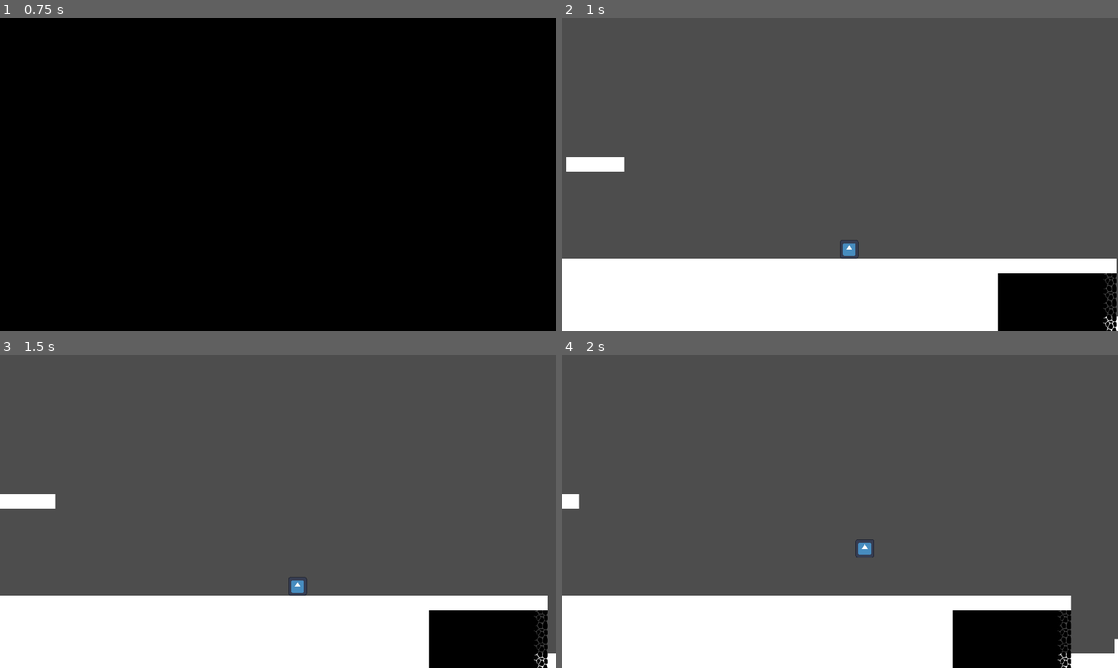
Above: before the commit, frames 1-4 (two rows, left to right).
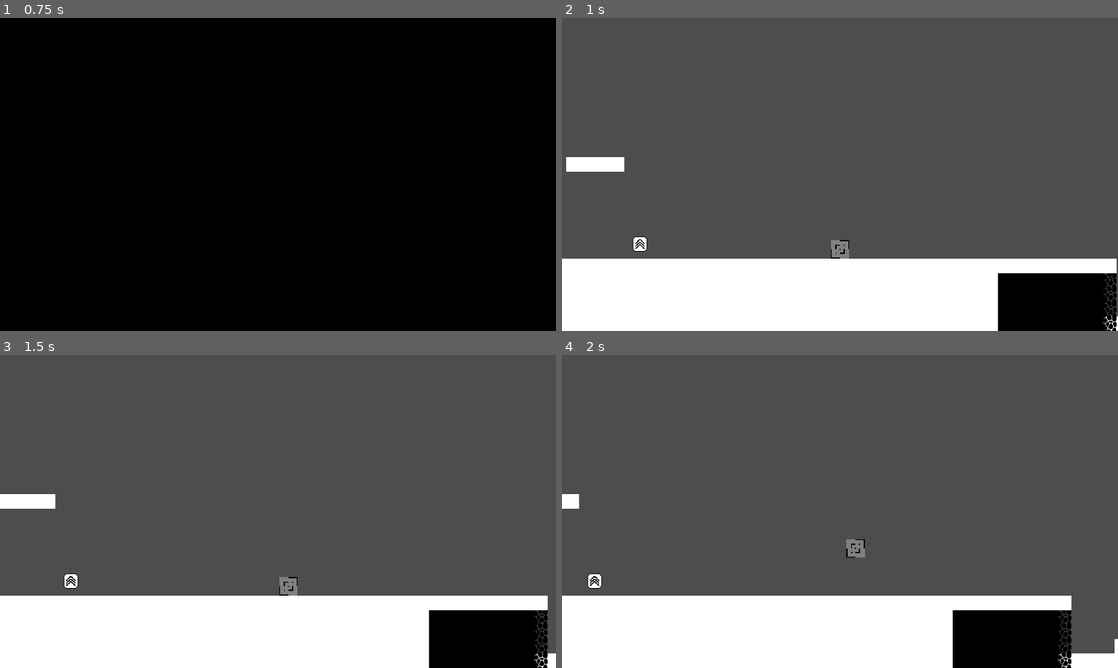
Above: after the commit, the same moments.

Repository: Wyatt5150/Godot-Wild-Jam-72
Game: Godot game, scene res://Levels/main_menu.tscn
The game is run twice, just before and just after one commit, with the same random seed, the same clock (stepped at 60 frames per second) and the same inputs. The engine's default icon, where the game draws it, is replaced by a stand-in: a white triangle on a blue panel in a dark square.
Inputs (mouse positions are in pixels of both pictures, inside the frame that each line leads up to):
- Up to frame 1 (0.75 s): click "START" at 0.5 s
- Up to frame 2 (1 s): no input
- Up to frame 3 (1.5 s): tap Enter at 1.25 s; move the mouse to (400, 495) at 1.27 s; hold Right (Right) from 1.28 s (still down); tap Shift (Dash) at 1.35 s; click (400, 495) at 1.42 s
- Up to frame 4 (2 s): keep holding Right (Right); tap Space (Jump) at 1.52 s

Frame 1 is identical in both runs. In frame 2, 0.4% of the frame differs, in the area x 12-54%, y 69-77%; in frame 3, 0.4%; in frame 4, 0.4%, in the area x 4-92%, y 58-100%.

Commit message:
Audio and Upgrade changes

Diff:
--- /dev/null
+++ b/src/Art/AudioBus.tres
@@ -0,0 +1,15 @@
+[gd_resource type="AudioBusLayout" format=3 uid="uid://sarx70e781m5"]
+
+[resource]
+bus/1/name = &"Music"
+bus/1/solo = false
+bus/1/mute = false
+bus/1/bypass_fx = false
+bus/1/volume_db = 0.0
+bus/1/send = &"Master"
+bus/2/name = &"SFX"
+bus/2/solo = false
+bus/2/mute = false
+bus/2/bypass_fx = false
+bus/2/volume_db = 0.0
+bus/2/send = &"Master"
--- a/src/AutoLoads/Audio.gd
+++ b/src/AutoLoads/Audio.gd
@@ -1,11 +1,44 @@
 extends Node
 
 @onready var music = $Music
+@onready var sfx = $SFX
 
-# Called when the node enters the scene tree for the first time.
+enum MUSIC_TRACKS {MAIN_MENU, DEFAULT_LEVEL, CREDITS}
+enum SFX_TRACKS {UPGRADE}
+
+const MUSIC_PATHS = {
+	MUSIC_TRACKS.MAIN_MENU : "res://Art/MenuTheme.mp3",
+	MUSIC_TRACKS.DEFAULT_LEVEL : "",
+	MUSIC_TRACKS.CREDITS : ""
+}
+
+const SFX_PATHS = {
+	SFX_TRACKS.UPGRADE : "res://Art/Pickup.mp3"
+}
+
+var currentMusic = null
+var currentSFX = null
+
 func _ready():
+	ChangeMusic(MUSIC_TRACKS.MAIN_MENU)
+
+func ChangeMusic(track:MUSIC_TRACKS):
+	if currentMusic == track:
+		return 0
+	music.stream = load(MUSIC_PATHS[track])
 	music.play()
+	currentMusic = track
 
+func ChangeSFX(track:SFX_TRACKS):
+	if currentSFX != track:
+		sfx.stream = load(SFX_PATHS[track])
+	if !sfx.playing:
+		sfx.play()
+	currentSFX = track
 
 func ChangeSpeed(weight:int):
 	pass
+
+func ChangeVolume(bus, percent:float):
+
+	pass
--- a/src/AutoLoads/Audio.tscn
+++ b/src/AutoLoads/Audio.tscn
@@ -1,8 +1,14 @@
-[gd_scene load_steps=2 format=3 uid="uid://swpjnrjkyw3j"]
+[gd_scene load_steps=3 format=3 uid="uid://swpjnrjkyw3j"]
 
 [ext_resource type="Script" path="res://AutoLoads/Audio.gd" id="1_d80mx"]
+[ext_resource type="AudioStream" uid="uid://bicmmamgek2vu" path="res://Art/Pickup.mp3" id="2_x20nv"]
 
 [node name="Audio" type="Node"]
 script = ExtResource("1_d80mx")
 
 [node name="Music" type="AudioStreamPlayer" parent="."]
+bus = &"Music"
+
+[node name="SFX" type="AudioStreamPlayer" parent="."]
+stream = ExtResource("2_x20nv")
+bus = &"SFX"
--- a/src/AutoLoads/player_data.gd
+++ b/src/AutoLoads/player_data.gd
@@ -1,4 +1,6 @@
 extends Node
+
+enum UPGRADE_TYPE {DASH, LIGHT, DARK, SPEED}
 
 var curScene
 
@@ -39,13 +41,13 @@
 
 func UpgradeHandler(upgrade_type):
 	match upgrade_type:
-		"DarkMax":
+		UPGRADE_TYPE.DARK:
 			darkMax = max(darkMax + 1, darkMaxMax)
-		"LightMax":
+		UPGRADE_TYPE.LIGHT:
 			lightMax = min(lightMax + 1, lightMaxMax)
-		"ChangeSpeed":
+		UPGRADE_TYPE.SPEED:
 			changeSpeed = max(self.changeSpeed - changeSpeedUpgradeStrength, self.changeSpeedMin)
-		"Dash":
+		UPGRADE_TYPE.DASH:
 			hasDashUpgrade = true
 
 func GetColor(weight):
--- a/src/Levels/main_menu.tscn
+++ b/src/Levels/main_menu.tscn
@@ -1,6 +1,6 @@
 [gd_scene load_steps=3 format=3 uid="uid://14bj0y2xewoo"]
 
-[ext_resource type="Script" path="res://Levels/main_menu.gd" id="1_m32jd"]
+[ext_resource type="Script" path="res://Scripts/main_menu.gd" id="1_m32jd"]
 [ext_resource type="Texture2D" uid="uid://buu65vkssvn3a" path="res://icon.svg" id="2_luc6f"]
 
 [node name="Main Menu" type="Control"]
--- a/src/Levels/start.tscn
+++ b/src/Levels/start.tscn
@@ -1,9 +1,10 @@
-[gd_scene load_steps=10 format=3 uid="uid://cy0nxbuet0qt7"]
+[gd_scene load_steps=11 format=3 uid="uid://dsi6fjmj5xp1v"]
 
 [ext_resource type="Script" path="res://Scripts/level.gd" id="1_mcqh8"]
 [ext_resource type="PackedScene" uid="uid://dk1kw1wmigcwh" path="res://Terrain/TileMap/tile_map.tscn" id="2_cskg2"]
 [ext_resource type="PackedScene" uid="uid://d2uln2c8j6bcv" path="res://Terrain/Breakable/Wall/weakWall.tscn" id="3_8u5cl"]
 [ext_resource type="PackedScene" uid="uid://cr8ikhcgcuwen" path="res://Terrain/Breakable/Floor/weakFloor.tscn" id="4_bw82y"]
+[ext_resource type="PackedScene" uid="uid://dg62a2lmotk5x" path="res://Scenes/collectible.tscn" id="5_qousp"]
 
 [sub_resource type="RectangleShape2D" id="RectangleShape2D_8uffy"]
 size = Vector2(123, 478)
@@ -121,3 +122,7 @@
 offset_bottom = 1532.0
 rotation = 3.14159
 wallStrength = -5
+
+[node name="Collectible" parent="." instance=ExtResource("5_qousp")]
+position = Vector2(704, 1000)
+collectableType = 1
--- /dev/null
+++ b/src/Scenes/collectible.tscn
@@ -0,0 +1,19 @@
+[gd_scene load_steps=4 format=3 uid="uid://dg62a2lmotk5x"]
+
+[ext_resource type="Script" path="res://Scripts/Collectible.gd" id="1_qbtef"]
+[ext_resource type="Texture2D" uid="uid://dbnrtsqx5l1e6" path="res://Art/Dash.png" id="2_u4dk1"]
+
+[sub_resource type="RectangleShape2D" id="RectangleShape2D_c7alo"]
+size = Vector2(48, 48)
+
+[node name="Collectible" type="Area2D"]
+script = ExtResource("1_qbtef")
+
+[node name="Sprite2D" type="Sprite2D" parent="."]
+position = Vector2(1.43051e-06, 1.43051e-06)
+texture = ExtResource("2_u4dk1")
+
+[node name="CollisionShape2D" type="CollisionShape2D" parent="."]
+shape = SubResource("RectangleShape2D_c7alo")
+
+[connection signal="body_entered" from="." to="." method="_on_body_entered"]
--- a/src/Scenes/player.tscn
+++ b/src/Scenes/player.tscn
@@ -1,31 +1,19 @@
-[gd_scene load_steps=5 format=3 uid="uid://bs7cimmitd1gn"]
+[gd_scene load_steps=4 format=3 uid="uid://bs7cimmitd1gn"]
 
-[ext_resource type="Texture2D" uid="uid://buu65vkssvn3a" path="res://icon.svg" id="1_ga5ue"]
 [ext_resource type="Script" path="res://Scripts/player.gd" id="1_l8kvu"]
+[ext_resource type="Texture2D" uid="uid://bfy3forw4bmpf" path="res://Art/BoxGuy.png" id="2_2kbdf"]
 
 [sub_resource type="RectangleShape2D" id="RectangleShape2D_6e58e"]
 size = Vector2(64, 64)
 
-[sub_resource type="SpriteFrames" id="SpriteFrames_nx1m2"]
-animations = [{
-"frames": [{
-"duration": 1.0,
-"texture": ExtResource("1_ga5ue")
-}],
-"loop": true,
-"name": &"default",
-"speed": 5.0
-}]
-
-[node name="player" type="CharacterBody2D"]
+[node name="player" type="CharacterBody2D" groups=["Player"]]
 collision_mask = 7
 script = ExtResource("1_l8kvu")
 
 [node name="CollisionShape2D" type="CollisionShape2D" parent="."]
-position = Vector2(32, -32)
+position = Vector2(0, -32)
 shape = SubResource("RectangleShape2D_6e58e")
 
-[node name="AnimatedSprite2D" type="AnimatedSprite2D" parent="."]
-position = Vector2(32, -32)
-scale = Vector2(0.5, 0.5)
-sprite_frames = SubResource("SpriteFrames_nx1m2")
+[node name="Sprite2D" type="Sprite2D" parent="."]
+position = Vector2(0, -32)
+texture = ExtResource("2_2kbdf")
--- /dev/null
+++ b/src/Scripts/Collectible.gd
@@ -0,0 +1,30 @@
+extends Area2D
+
+@export var collectableType:PlayerData.UPGRADE_TYPE = PlayerData.UPGRADE_TYPE.DASH
+
+@onready var sprite = $Sprite2D
+
+const DASH_TEXTURE = preload("res://Art/Dash.png")
+const SPEED_TEXTURE = preload("res://Art/Clock.png")
+
+func _ready():
+	match collectableType:
+		PlayerData.UPGRADE_TYPE.DASH:
+			sprite.texture = DASH_TEXTURE
+			self.rotation_degrees = 0.0
+		PlayerData.UPGRADE_TYPE.LIGHT:
+			sprite.texture = DASH_TEXTURE
+			self.rotation_degrees = 270.0
+		PlayerData.UPGRADE_TYPE.DARK:
+			sprite.texture = DASH_TEXTURE
+			self.rotation_degrees = 90.0
+		PlayerData.UPGRADE_TYPE.SPEED:
+			sprite.texture = SPEED_TEXTURE
+			self.rotation_degrees = 0.0
+
+
+func _on_body_entered(body):
+	if body.is_in_group("Player"):
+		body.UpgradeHandler(collectableType)
+		Audio.ChangeSFX(Audio.SFX_TRACKS.UPGRADE)
+		self.queue_free()
--- a/src/Scripts/player.gd
+++ b/src/Scripts/player.gd
@@ -5,7 +5,7 @@
 var lightMax = 2
 var weightLock = 0.0
 
-var hasDashUpgrade = true
+var hasDashUpgrade = false
 var isDashing = false
 var canDash = false
 var dashTimer = 0.0
@@ -60,6 +60,7 @@
 		PlayerData.SetWeight(weight)
 
 	PlayerData.SetWeight(weight)
+	modulate = PlayerData.GetColor(weight)
 
 func DashHandler(delta, direction):
 	if !hasDashUpgrade: return 0
@@ -125,6 +126,7 @@
 	self.weight = PlayerData.GetWeight()
 	self.darkMax = PlayerData.GetDarkMax()
 	self.lightMax = PlayerData.GetLightMax()
+	modulate = PlayerData.GetColor(weight)
 
 func GetDashState():
 	return self.isDashing
--- a/src/project.godot
+++ b/src/project.godot
@@ -15,11 +15,16 @@
 config/features=PackedStringArray("4.2", "Forward Plus")
 config/icon="res://icon.svg"
 
+[audio]
+
+buses/default_bus_layout="res://Art/AudioBus.tres"
+
 [autoload]
 
 Settings="*res://AutoLoads/settings.tscn"
 PlayerData="*res://AutoLoads/player_data.gd"
 SaveData="*res://AutoLoads/save.gd"
+Audio="*res://AutoLoads/Audio.tscn"
 
 [display]
 
Binary file added: src/Art/BoxGuy.png
Not shown, added: src/Art/BoxGuy.png.import
Binary file added: src/Art/Clock.png
Not shown, added: src/Art/Clock.png.import
Binary file added: src/Art/Dash.png
Not shown, added: src/Art/Dash.png.import
Not shown, added: src/Art/MenuTheme.mp3.import
Not shown, added: src/Art/Pickup.mp3.import
Renamed: src/Levels/main_menu.gd -> src/Scripts/main_menu.gd
Not shown, added: src/Art/MenuTheme.mp3
Not shown, added: src/Art/Pickup.mp3
